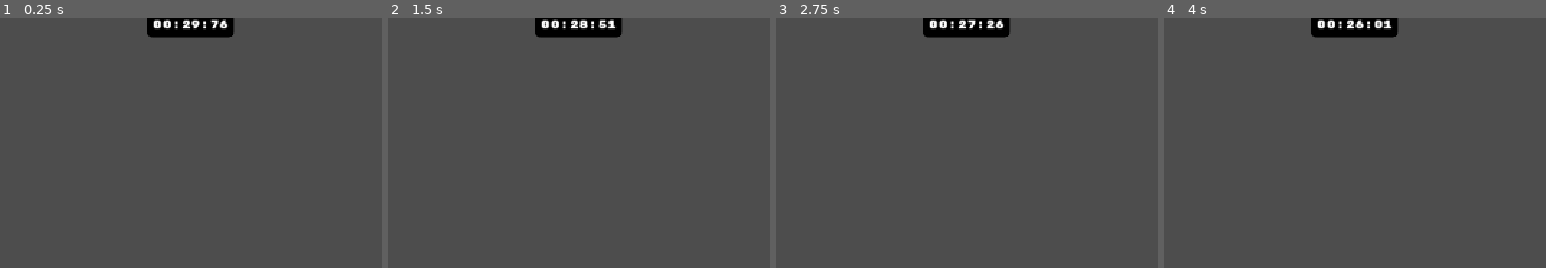
Above: before the commit, frames 1-4 (left to right).
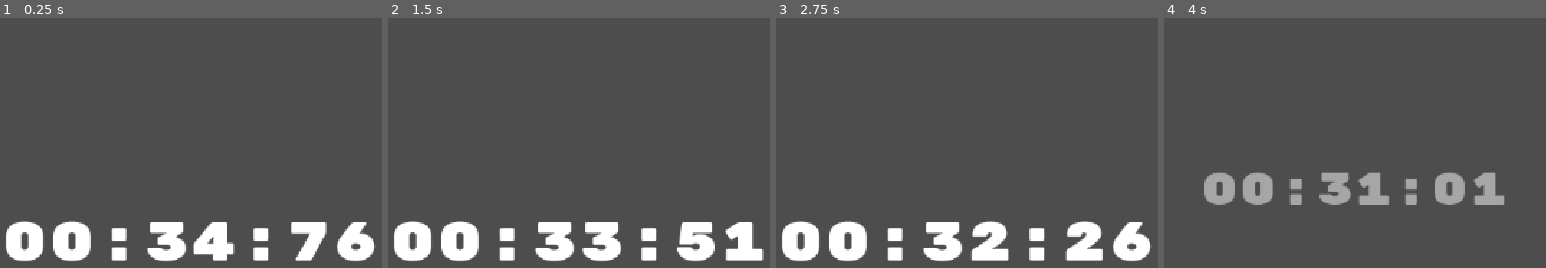
Above: after the commit, the same moments.

Repository: GameJam-NACRE/GMTK-2026
Game: Godot game, scene res://main.tscn
Two runs of this game, one before a commit and one after it. Both use one fixed random seed, a clock stepped at 60 frames per second and the inputs below.
Inputs:
- Up to frame 1 (0.25 s): no input
- Up to frame 2 (1.5 s): no input
- Up to frame 3 (2.75 s): no input
- Up to frame 4 (4 s): no input

The runs differ from the first frame. In frame 1, 9.6% of the frame differs, in the area x 1-98%, y 0-98%; in frame 2, 10%, in the area x 1-99%, y 0-98%; in frame 3, 10%; in frame 4, 7.0%.

Commit message:
add countdown intro

Diff:
--- a/scenes/countdown/countdown.tscn
+++ b/scenes/countdown/countdown.tscn
@@ -14,8 +14,12 @@
 
 [node name="Countdown" type="CanvasLayer" unique_id=538404236]
 script = ExtResource("1_7dsqq")
+intro_fade_in_time = 0.0
+intro_end_font_size = 50
+main_fade_in_time = 0.0
 
 [node name="PanelContainer" type="PanelContainer" parent="." unique_id=1429213477]
+modulate = Color(1, 1, 1, 0)
 anchors_preset = 5
 anchor_left = 0.5
 anchor_right = 0.5
@@ -35,3 +39,21 @@
 wait_time = 30.0
 one_shot = true
 autostart = true
+
+[node name="IntroLabel" type="Label" parent="." unique_id=1092467083]
+modulate = Color(1, 1, 1, 0)
+anchors_preset = 8
+anchor_left = 0.5
+anchor_top = 0.5
+anchor_right = 0.5
+anchor_bottom = 0.5
+offset_left = -20.0
+offset_top = -11.5
+offset_right = 20.0
+offset_bottom = 11.5
+grow_horizontal = 2
+grow_vertical = 2
+theme_override_fonts/font = ExtResource("1_r25xj")
+theme_override_font_sizes/font_size = 80
+horizontal_alignment = 1
+vertical_alignment = 1
--- a/src/countdown/countdown.gd
+++ b/src/countdown/countdown.gd
@@ -1,6 +1,18 @@
 extends CanvasLayer
 
-@onready var label: Label = $PanelContainer/Label
+@export var countdown_start: float = 30.0
+@export var intro_fade_in_time: float = 2.0
+@export var intro_stay_time: float = 3.0
+@export var intro_fade_out_time: float = 2.0
+@export var intro_fade_out_height: float = 150
+@export var intro_start_font_size: int = 80
+@export var intro_end_font_size: int = 20
+@export var main_fade_in_time: float = 0.1
+
+
+@onready var panel_container: PanelContainer = $PanelContainer
+@onready var main_label: Label = $PanelContainer/Label
+@onready var intro_label: Label = $IntroLabel
 @onready var countdown: Timer = $Timer
 
 # Called when the node enters the scene tree for the first time.
@@ -8,6 +20,9 @@
 	countdown.timeout.connect(_on_countdown_timeout)
 	EventBus.add_time.connect(_on_add_time)
 	EventBus.remove_time.connect(_on_remove_time)
+
+	countdown.start(countdown_start + intro_fade_in_time + intro_stay_time + intro_fade_out_time + main_fade_in_time)
+	play_intro_sequence()
 
 # Called every frame. 'delta' is the elapsed time since the previous frame.
 func _process(_delta: float) -> void:
@@ -17,10 +32,33 @@
 	var seconds: int = int(time_left) % 60
 	var milliseconds: int = int((time_left - int(time_left)) * 100)
 
-	label.text = "%02d:%02d:%02d" % [minutes, seconds, milliseconds]
+	var formated_countdown = "%02d:%02d:%02d" % [minutes, seconds, milliseconds]
+
+	main_label.text = formated_countdown
+	intro_label.text = formated_countdown
+
+func play_intro_sequence() -> void:
+	panel_container.modulate.a = 0.0
+	intro_label.modulate.a = 0.0
+	intro_label.add_theme_font_size_override("font_size", intro_start_font_size)
+
+	var tween = create_tween()
+
+	tween.tween_property(intro_label, "modulate:a", 1.0, intro_fade_in_time)
+
+	tween.tween_interval(intro_stay_time)
+
+	tween.set_trans(Tween.TRANS_CUBIC).set_ease(Tween.EASE_IN_OUT)
+
+	tween.tween_property(intro_label, "position:y", intro_label.position.y - intro_fade_out_height, intro_fade_out_time)
+	tween.parallel().tween_property(intro_label, "modulate:a", 0.0, intro_fade_out_time)
+	tween.parallel().tween_property(intro_label, "theme_override_font_sizes/font_size", intro_end_font_size, intro_fade_out_time)
+
+	tween.chain().tween_property(panel_container, "modulate:a", 1.0, main_fade_in_time)
+
 
 func _on_countdown_timeout() -> void:
-	label.text = "00:00:00"
+	main_label.text = "00:00:00"
 	EventBus.countdown_end.emit()
 	print("Game Over")
 
